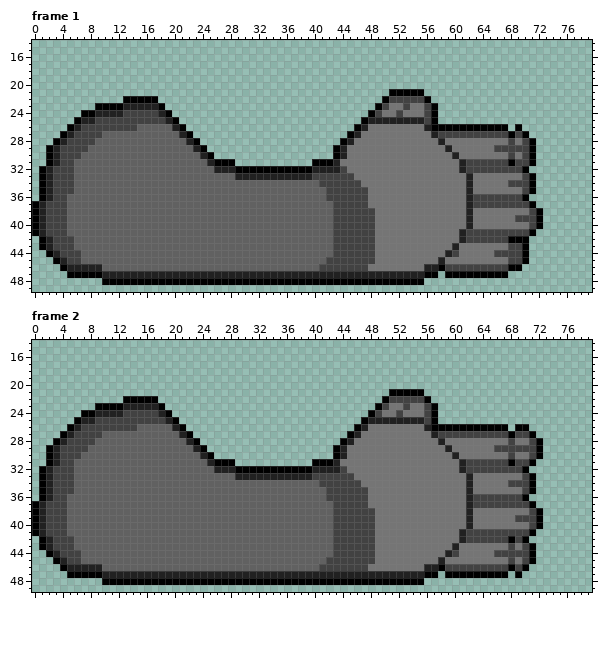
Edited in one commit: pixel-art file (Assets/Arts/Enemies/Boss/AncientOne/ATK1/LH/LHATK1Ready.aseprite). This is how it looked before the edit.
80x80 pixels, 8 frames. Shown: frame 1: x 0..79, y 14..49; frame 2: x 0..79, y 14..49. The commit also changed other frames, which this record leaves out.
New version:
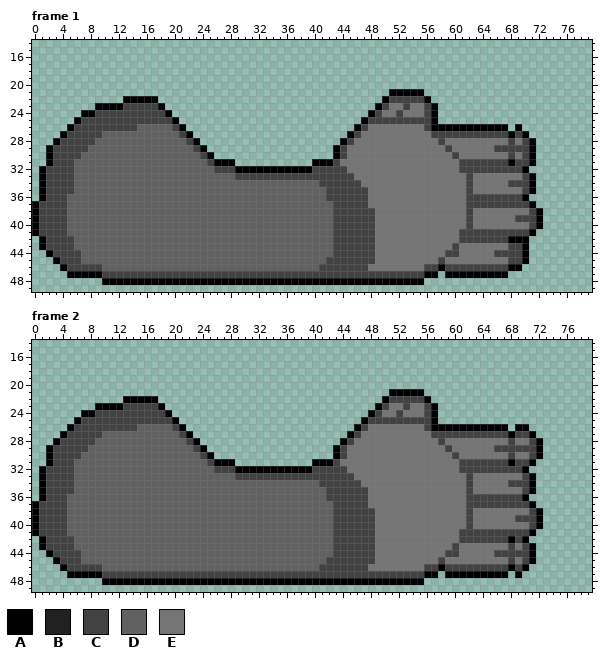
Palette (. is transparent): A #000000  B #212121  C #424242  D #616161  E #757575
What changed:
Changed rows in their new state; - is an unchanged pixel.
Frame 1, layer "Flattened":
first column x 1:
23 ------------CCCCC---------------------------------------------
24 --------CCCC-----C--------------------------------------------
25 ------CC----------C----------------------------CCCCCCCC-------
26 -----C-------------C--------------------------C--------C------
27 ----C---------------C------------------------C----------C-----
28 ---C-----------------C----------------------C------------C----
29 --C-------------------C--------------------C--------------C---
30 --C--------------------C-------------------C---------------C--
31 --C---------------------C-----------------C-----------------C-
32 -C-----------------------CCC-----------CCCC-----------------C-
33 -C--------------------------CCCCCCCCCCC----------------------C
34 -C-----------------------------------------------------------C
35 -C-----------------------------------------------------------C
36 -C-----------------------------------------------------------C
37 C------------------------------------------------------------C
38 C------------------------------------------------------------C
39 C------------------------------------------------------------C
40 C------------------------------------------------------------C
41 C-----------------------------------------------------------C-
42 -C----------------------------------------------------------C-
43 -C---------------------------------------------------------C--
44 --C-------------------------------------------------------C---
45 ---C-----------------------------------------------------C----
46 ----CCCCC----------------------------------------------CC-----
47 ---------CCCCCCCCCCCCCCCCCCCCCCCCCCCCCCCCCCCCCCCCCCCCCC-------
Frame 2, layer "Flattened": the same change as frame 1
Boxes around the changes in both pictures, in picture pixels (x1, y1, x2, y2):
changed: (39, 103, 473, 278)
changed: (39, 403, 473, 578)
